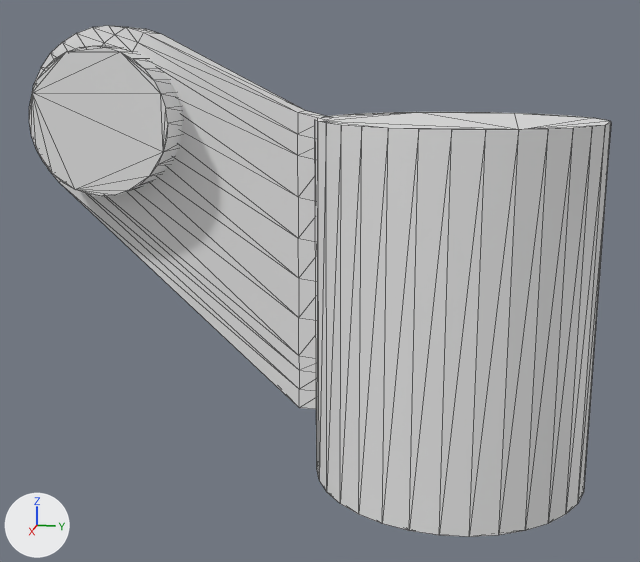
An edit to the COLLADA model dave_manipulator/predator_description/meshes/Predator-base.dae, drawn before and after from the same camera.
Before and after are seen from a camera (50 mm lens) standing at (0.508, 0.022, 0.219) and looking at (0.003, -0.079, 0.093). Every picture has the same lights, and +X, +Y and +Z are marked at lower left. Mesh edges are drawn as thin lines.

The first picture shows 'root-base'.
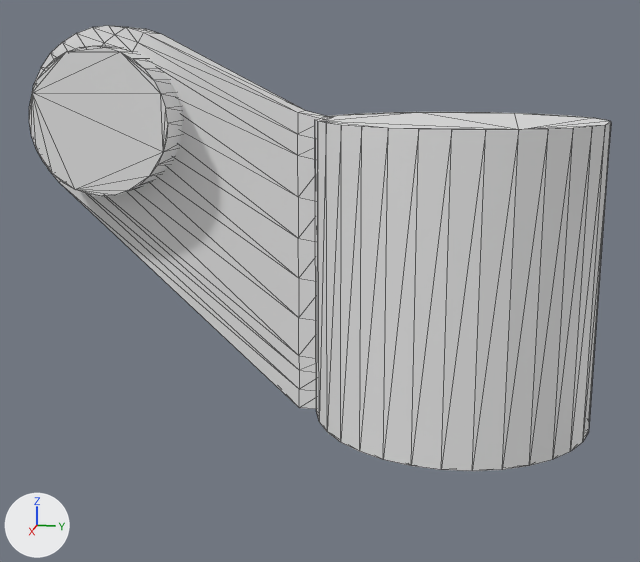
Where the newer file only moved an object's origin or applied its transform, the numbers keep the older frame.

Pixel boxes [x1, y1, x2, y2] of what changed, in the pictures (640 x 562 px; the box of a moved part takes in the faces that stretch with it):
```json
{"object": "root-base", "change": "reshaped", "before": [29, 25, 611, 537], "after": [29, 25, 611, 471], "on screen": "13% shorter"}
{"part": 1, "of": "me_root_base", "change": "moved or reshaped", "before": [315, 120, 605, 537], "after": [315, 112, 605, 471]}
```

Scene script edits in JSON lines:
```json
{"block": "me_root_base", "where": "me_root_base.from_pydata(...)  # 238 vertices, 464 faces; spans x -0.081..0.081, y -0.253..0.081, z 0.0..0.263"}
{"block": "me_root_base", "where": "# used by ob_root_base; location = (0.0, 0.0006, -0.0226)"}
{"block": "me_root_base", "change": "me_root_base part 1: all 32 vertices in x -0.081..0.081, y -0.081..0.081, z 0.0 are moved by (0.0, 0.0, 0.037)"}
```
